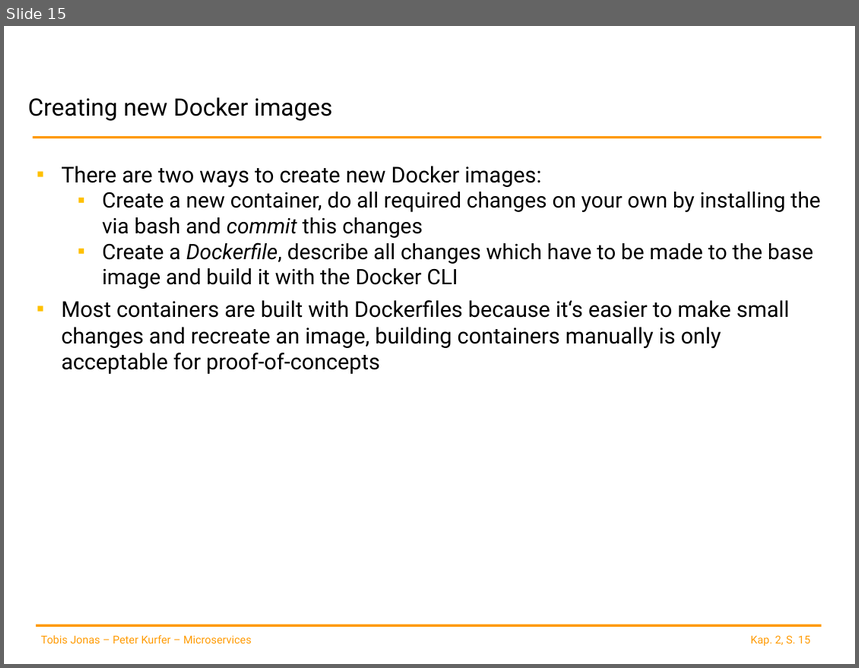
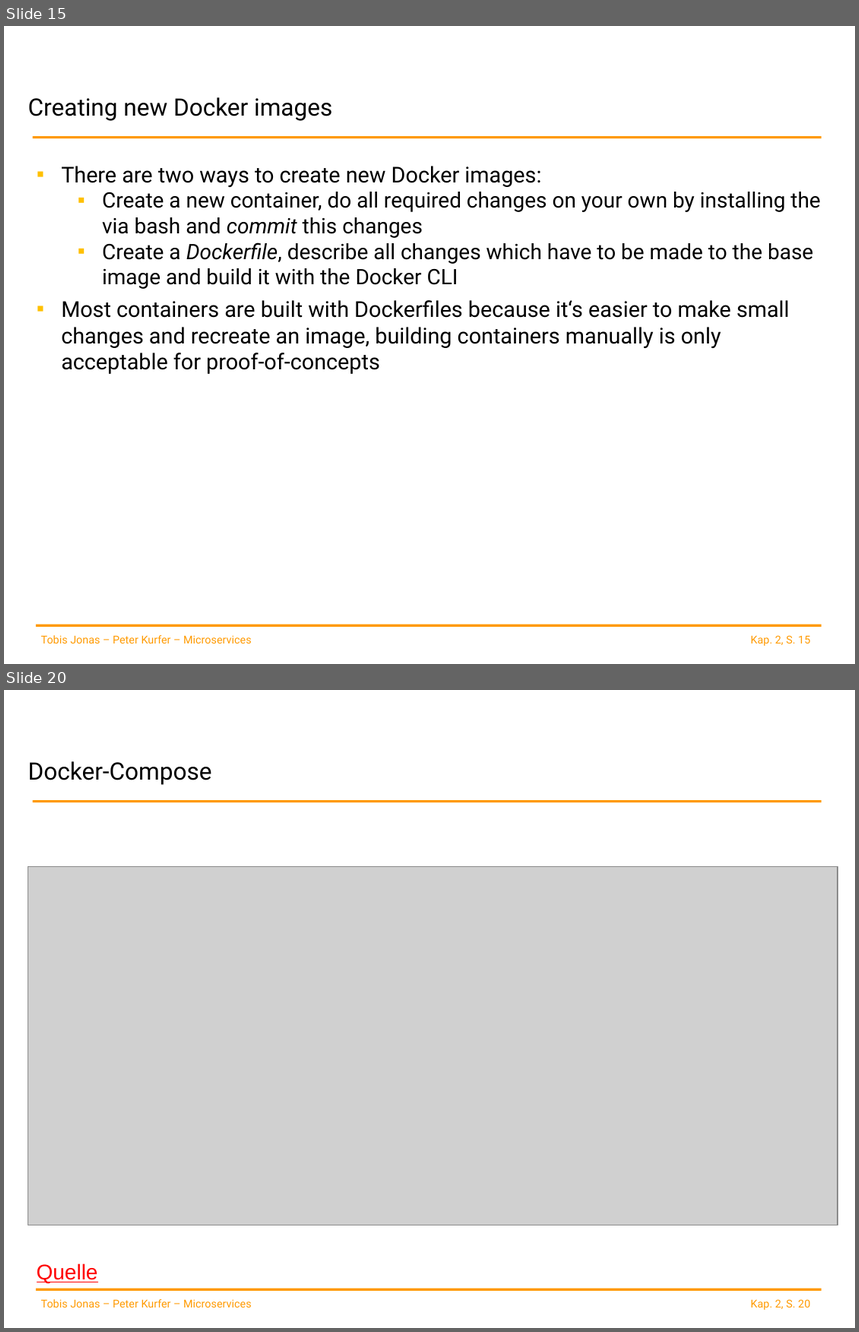
Before and after one commit to spoeck/Lectures, a slide deck: 02-Container-and-Provisioning/ContainerProvisioning.pptx. Shown one above the other, each under a label of ours: slide 15 before the commit, slides 15 and 20 after it; the slides between them are not shown. The pictures are 859x668 and 859x1332 pixels, drawn with LibreOffice and Linux fonts; fonts in the diff are those of the drawing; grey boxes stand for pictures; background and template pictures are left out. Boxes give left, top, right and bottom in pixels: in the first picture for what was removed or moved away, otherwise in the second. Text is boxed around its words. In the diff, an @@ line names an element or a change of style, - is before the commit and + after.

Commit message:
final version of docker slides

```diff
--- a/02-Container-and-Provisioning/ContainerProvisioning.pptx
+++ b/02-Container-and-Provisioning/ContainerProvisioning.pptx
@@ slide 20 added at bbox=[4, 690, 855, 1328], background #FFFFFF; not listed: 4 template elements that a slide beside it also shows @@
@@ title added at bbox=[28, 761, 212, 785], 20.3 pt, text #000000 @@
+Docker-Compose
@@ picture added at bbox=[28, 867, 837, 1227] @@
@@ text added at bbox=[37, 1264, 98, 1284], 18 pt, text #FF0000, underline @@
+Quelle
```
Also in this commit, not shown: 4 slides changed, 3 other slides added, 1 other file.
